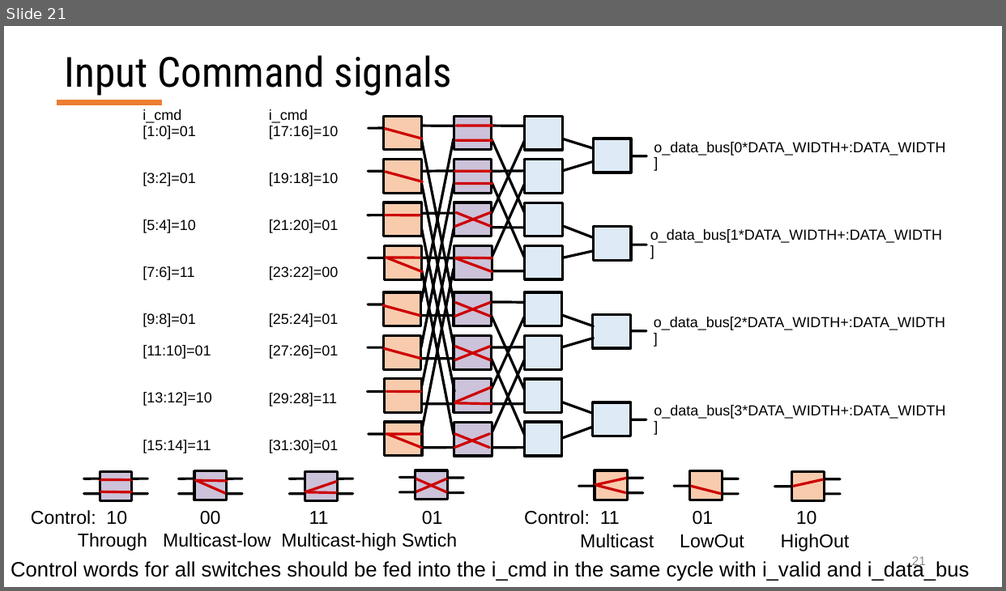
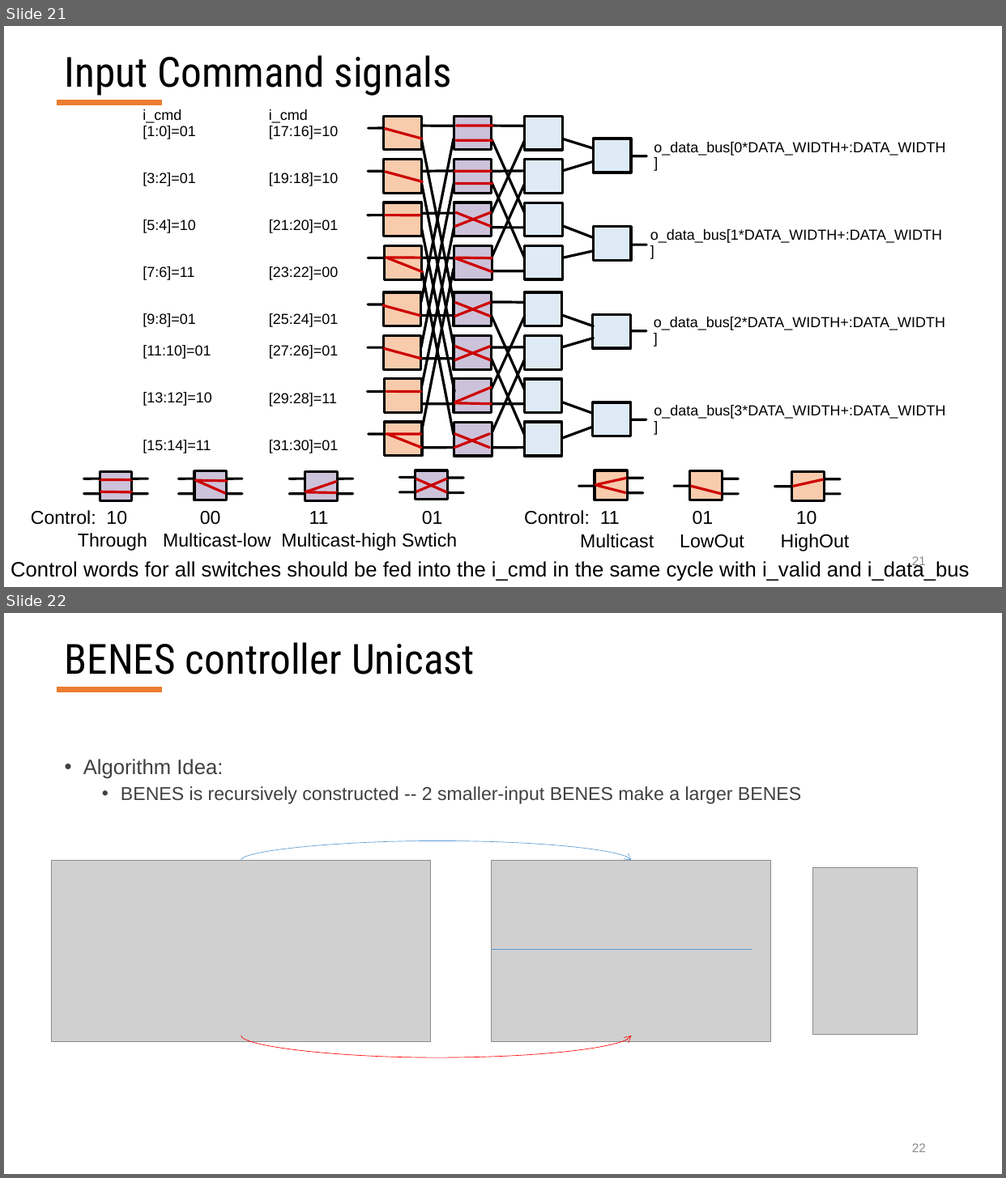
Before and after one commit to georgia-tech-synergy-lab/AcceleratorNoC, a slide deck: RTL_MicroSwitches_Jianming.pptx. Shown one above the other, each under a label of ours: slide 21 before the commit, slides 21 and 22 after it. The pictures are 1006x591 and 1006x1178 pixels, drawn with LibreOffice and Linux fonts; fonts in the diff are those of the drawing; grey boxes stand for pictures. Boxes give left, top, right and bottom in pixels: in the first picture for what was removed or moved away, otherwise in the second. Text is boxed around its words. In the diff, an @@ line names an element or a change of style, - is before the commit and + after.

Commit message:
finish flattened benes design

```diff
--- a/RTL_MicroSwitches_Jianming.pptx
+++ b/RTL_MicroSwitches_Jianming.pptx
@@ slide 22 added at (4, 613, 1002, 1174), background #FFFFFF; not listed: 1 template element that a slide beside it also shows @@
@@ title added at (65, 642, 475, 675), 40 pt, text #000000 @@
+BENES controller Unicast
@@ text added at (83, 759, 801, 804), 18 pt, text #404040 @@
+• Algorithm Idea:
+  • BENES is recursively constructed -- 2 smaller-input BENES make a larger BENES
@@ curved arrow added from (241, 860) to (632, 861), #5B9BD5 0.5 pt @@
@@ picture added at (51, 860, 430, 1042) @@
@@ picture added at (492, 861, 770, 1043) @@
@@ picture added at (812, 868, 918, 1034) @@
@@ line added from (492, 950) to (752, 950), #5B9BD5 0.5 pt @@
@@ curved arrow added from (241, 1036) to (632, 1036), #FF0000 0.5 pt @@
@@ page number added at (912, 1144, 926, 1152), 12 pt, text #8C8C8C @@
+22
```
Also in this commit, not shown: 1 slide changed, 1 other slide added, 16 other files.
